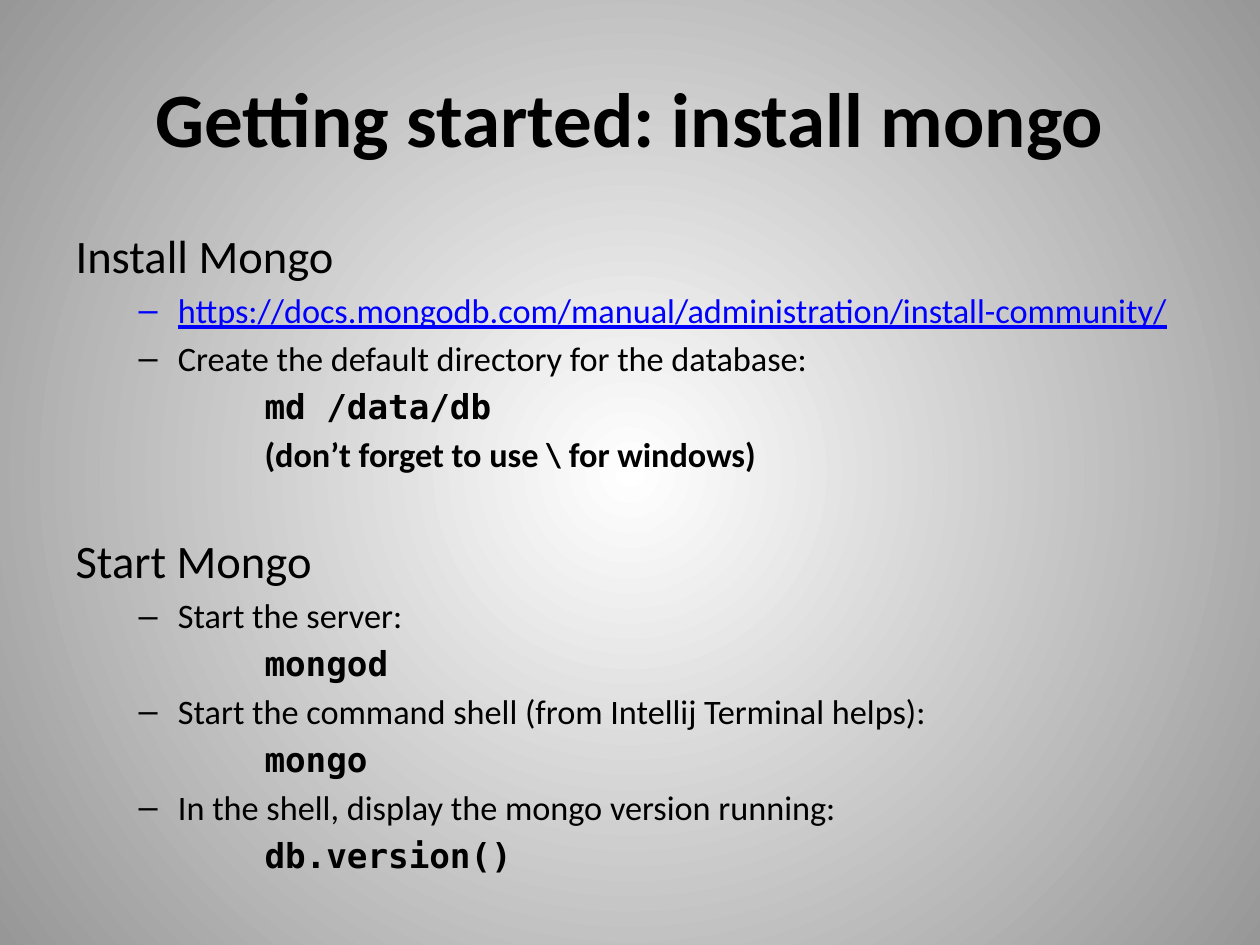
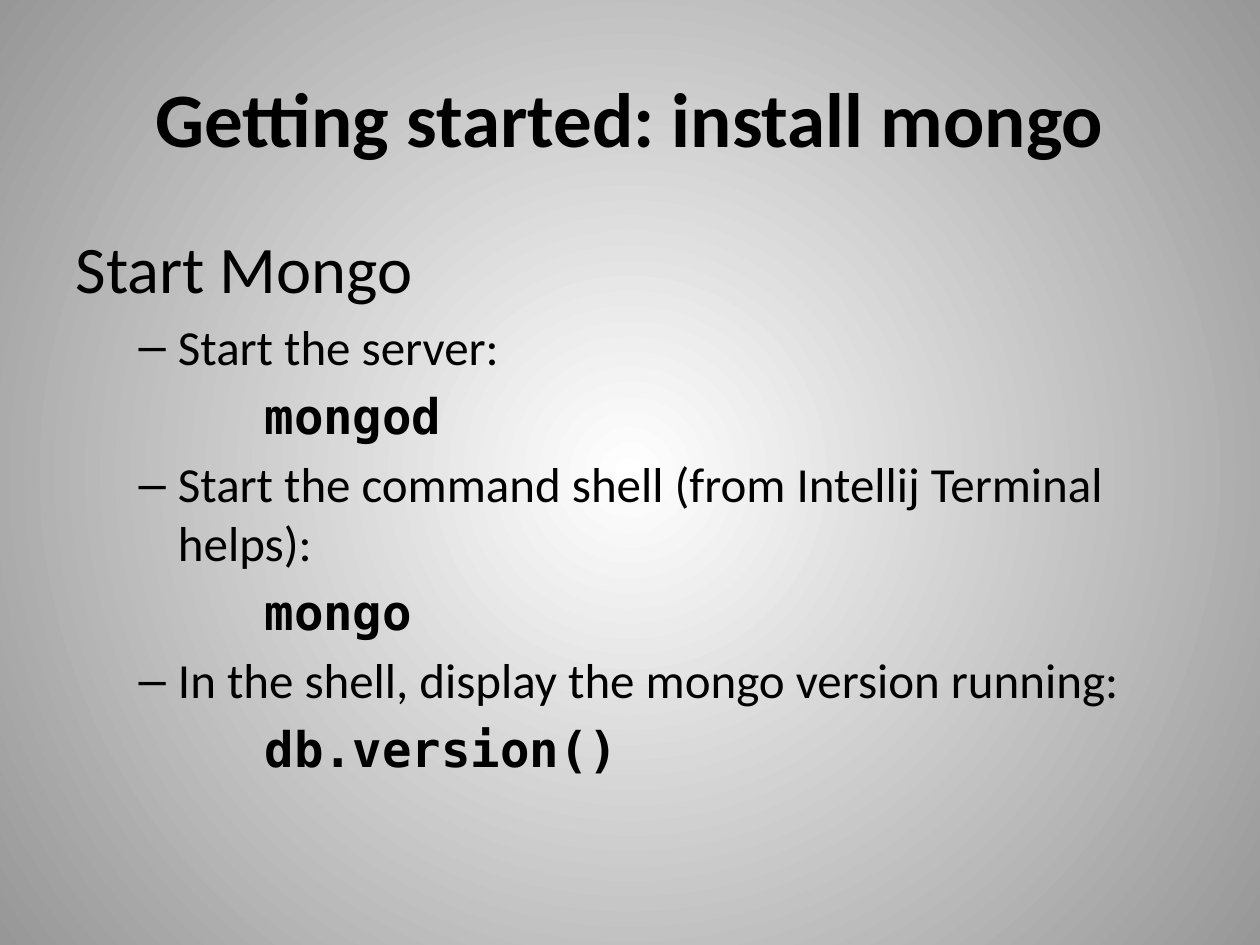
Before and after one commit to dvanvali/mongoDbPresentation, a slide deck: slide 9 of MongoDB.pptx. Drawn at 1260x945 pixels with LibreOffice and Linux fonts; fonts in the diff are those of the drawing. Boxes give left, top, right and bottom in pixels: in the first picture for what was removed or moved away, otherwise in the second. Text is boxed around its words. In the diff, an @@ line names an element or a change of style, - is before the commit and + after.

```diff
--- a/MongoDB.pptx
+++ b/MongoDB.pptx
@@ text "Start Mongo" at [76,250,1118,774]: size 26.6 to 38 pt in "Start Mongo"; size 19.6 to 28 pt; more space between paragraphs @@
@@ text at [76,240,1166,473]: paragraphs removed @@
-Install Mongo
-  – https://docs.mongodb.com/manual/administration/install-community/
-  – Create the default directory for the database:
-  md /data/db
-  (don’t forget to use \ for windows)
```
Also in this commit, not shown: 11 other slides changed, 8 slides added, 2 slides removed.
